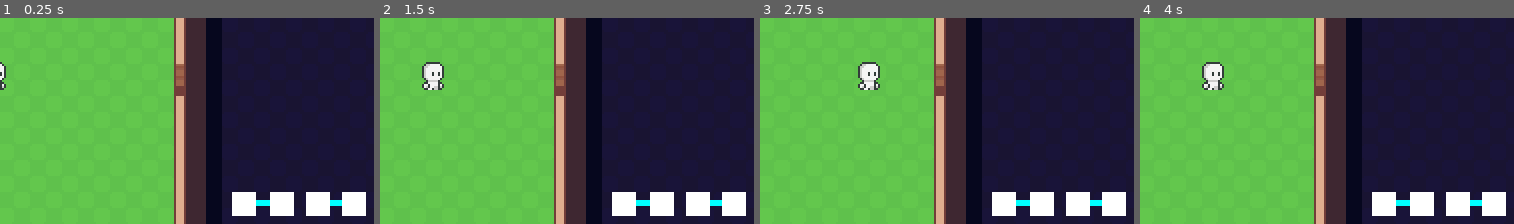
Above: before the commit, frames 1-4 (left to right).
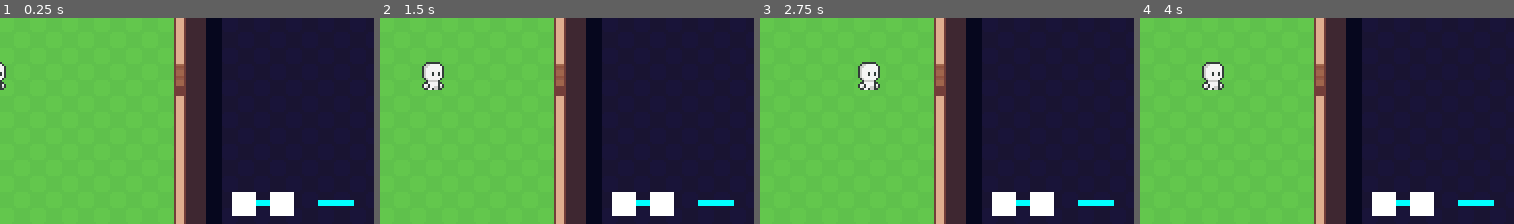
Above: after the commit, the same moments.

Repository: MichaelHayesMC/Term_3_Godot_LastCognition
Game: Godot game, scene res://scenes/game.tscn
The game is run twice, just before and just after one commit, with the same random seed, the same clock (stepped at 60 frames per second) and the same inputs.
Inputs (mouse positions are % of the whole screen's width and height, from its top left):
- Up to frame 1 (0.25 s): no input
- Up to frame 2 (1.5 s): tap Enter at 0.5 s; move the mouse to (73, 45) at 0.52 s; hold D (move_right) 0.53-1.25 s; click (73, 45) at 0.67 s; drag from (29, 55) to (29, 5) at 1.27 s
- Up to frame 3 (2.75 s): tap Space at 2 s; move the mouse to (60, 27) at 2.02 s; hold D (move_right) from 2.03 s (still down)
- Up to frame 4 (4 s): release D (move_right) at 2.75 s; drag from (45, 71) to (93, 19) at 2.77 s; tap Enter at 3.5 s; move the mouse to (81, 66) at 3.52 s; hold A (move_left) from 3.53 s (still down)
The pictures show only the part of the screen within x 29-79%, y 37-87%; the shares and areas given below are measured in that part.

The runs differ from the first frame. In frame 1, 1.5% of the frame differs, in the area x 81-98%, y 84-97%; in frame 2, 1.5%; in frame 3, 1.5%; in frame 4, 1.5%.

Commit message:
Moveable widget gui recolour
Changed the alpha colour to make gui invisible

Diff:
--- a/scenes/game.tscn
+++ b/scenes/game.tscn
@@ -331,12 +331,14 @@
 offset_top = 168.0
 offset_right = 278.0
 offset_bottom = 180.0
+color = Color(1, 1, 1, 0)
 
 [node name="Power_Source3" parent="Node5" instance=ExtResource("5_iywne")]
 offset_left = 284.0
 offset_top = 168.0
 offset_right = 296.0
 offset_bottom = 180.0
+color = Color(1, 1, 1, 0)
 
 [node name="Node6" type="Node" parent="."]
 
